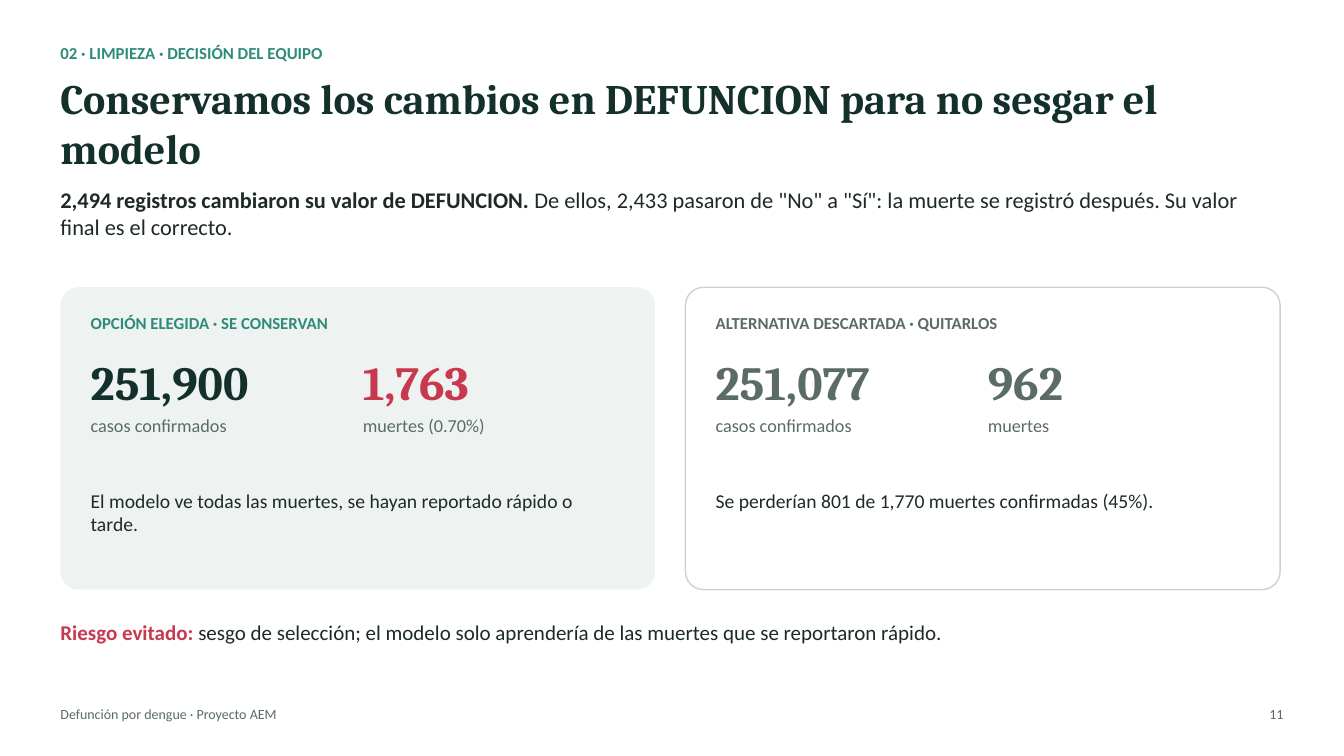
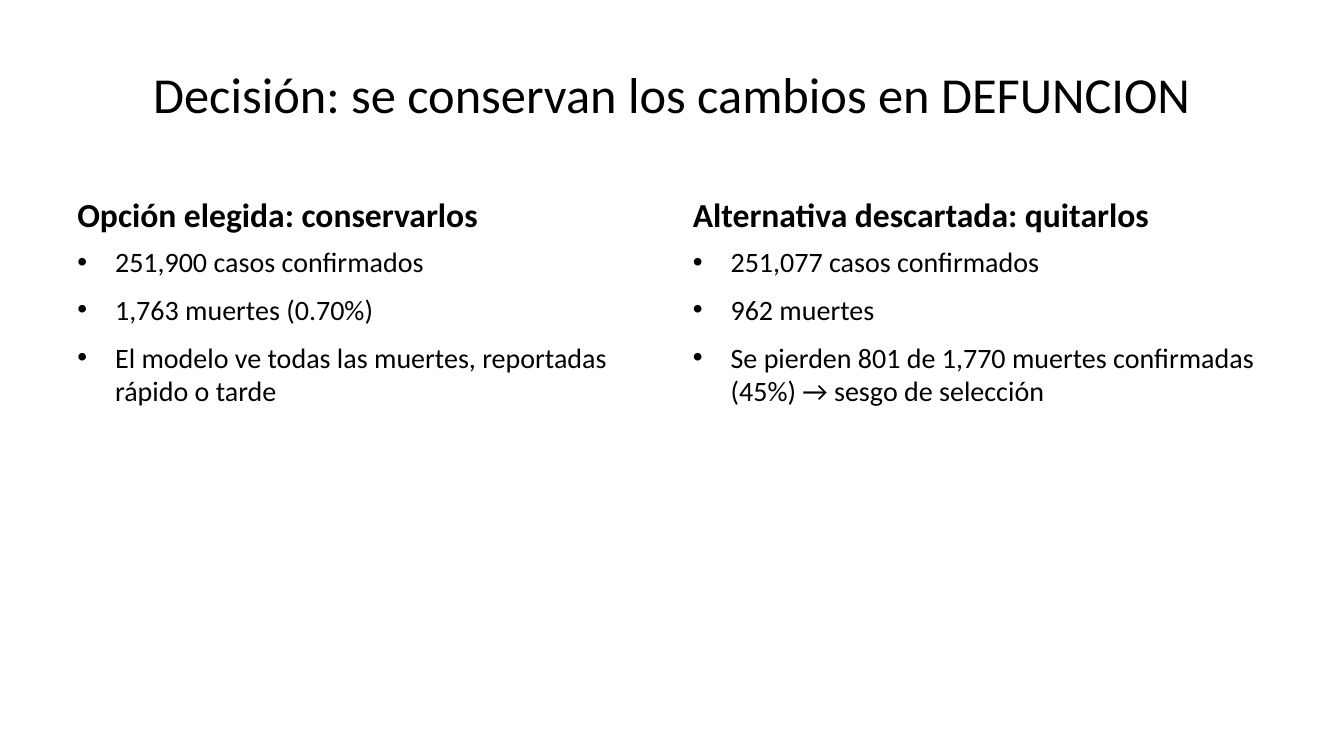
Before and after one commit to lbeltran-dev/Modelo-de-Regresion-Logistica-Para-Defuncion-Por-Dengue, a slide deck: slide 11 of presentacion/Presentacion_Dengue.pptx. Drawn at 1344x756 pixels with LibreOffice and Linux fonts; fonts in the diff are those of the drawing. Boxes give left, top, right and bottom in pixels: in the first picture for what was removed or moved away, otherwise in the second. Text is boxed around its words. In the diff, an @@ line names an element or a change of style, - is before the commit and + after.

```diff
--- a/presentacion/Presentacion_Dengue.pptx
+++ b/presentacion/Presentacion_Dengue.pptx
@@ title "Decisión: se conservan los cambios ..." at box(153, 78, 1190, 114): vertical alignment top to middle @@
@@ text removed at box(60, 85, 1158, 165) @@
-Conservamos los cambios en DEFUNCION para no sesgar el modelo
@@ title at box(153, 78, 1190, 114): text changed; size 12 to 36 pt; text colour #2E8B7A to #000000; bold off @@
-02 · LIMPIEZA · DECISIÓN DEL EQUIPO
+Decisión: se conservan los cambios en DEFUNCION
@@ text "Alternativa descartada: quitarlos" at box(693, 203, 1149, 233): vertical alignment top to bottom @@
@@ text removed at box(60, 192, 1237, 235) @@
-2,494 registros cambiaron su valor de DEFUNCION. De ellos, 2,433 pasaron de "No" a "Sí": la muerte se registró después. Su valor final es el correcto.
@@ text added at box(77, 203, 478, 233), 24 pt, text #000000, bold @@
+Opción elegida: conservarlos
@@ text at box(693, 203, 1149, 233): text changed; size 12 to 24 pt; text colour #5B6B67 to #000000 @@
-ALTERNATIVA DESCARTADA · QUITARLOS
+Alternativa descartada: quitarlos
@@ text added at box(115, 252, 606, 406), 20 pt, text #000000 @@
+• 251,900 casos confirmados
+• 1,763 muertes (0.70%)
+• El modelo ve todas las muertes, reportadas rápido o tarde
@@ text added at box(731, 252, 1254, 406), 20 pt, text #000000 @@
+• 251,077 casos confirmados
+• 962 muertes
+• Se pierden 801 de 1,770 muertes confirmadas (45%) → sesgo de selección
@@ rounded rectangle removed at box(60, 287, 655, 590) @@
@@ rounded rectangle removed at box(686, 287, 1280, 590) @@
@@ text removed at box(91, 315, 328, 329) @@
-OPCIÓN ELEGIDA · SE CONSERVAN
@@ text removed at box(91, 367, 249, 407) @@
-251,900
@@ text removed at box(363, 367, 469, 407) @@
-1,763
@@ text removed at box(716, 368, 870, 407) @@
-251,077
@@ text removed at box(988, 367, 1063, 401) @@
-962
@@ text removed at box(91, 419, 227, 432) @@
-casos confirmados
@@ text removed at box(363, 419, 484, 435) @@
-muertes (0.70%)
@@ text removed at box(716, 419, 852, 432) @@
-casos confirmados
@@ text removed at box(988, 420, 1049, 432) @@
-muertes
@@ text removed at box(91, 494, 572, 531) @@
-El modelo ve todas las muertes, se hayan reportado rápido o tarde.
@@ text removed at box(716, 494, 1154, 511) @@
-Se perderían 801 de 1,770 muertes confirmadas (45%).
@@ text removed at box(60, 625, 941, 644) @@
-Riesgo evitado: sesgo de selección; el modelo solo aprendería de las muertes que se reportaron rápido.
@@ text removed at box(60, 709, 277, 722) @@
-Defunción por dengue · Proyecto AEM
@@ text removed at box(1269, 710, 1283, 719) @@
-11
```
Also in this commit, not shown: 16 other slides changed, 27 slides added, 1 slide removed, 1 other file.
